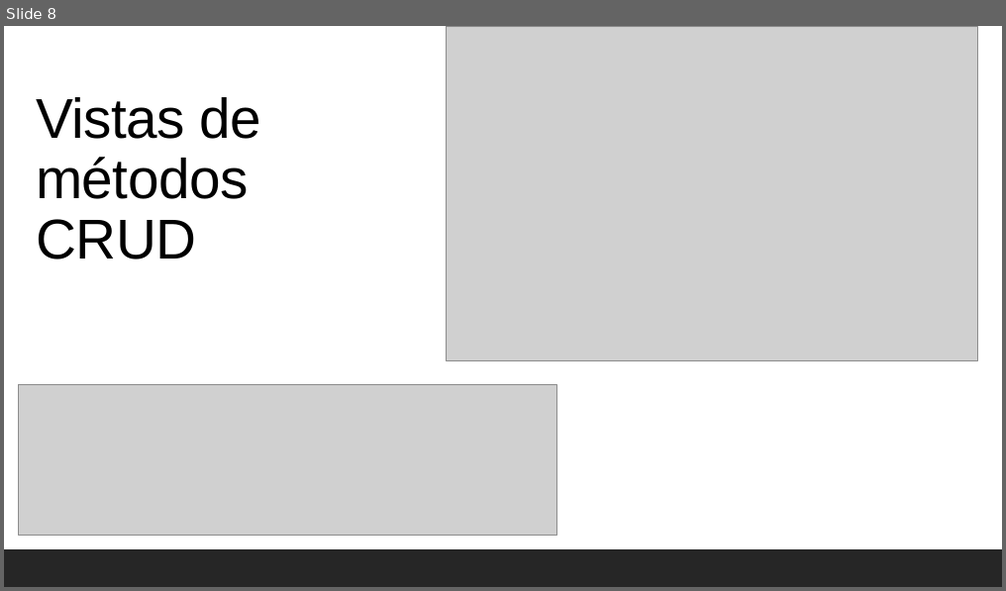
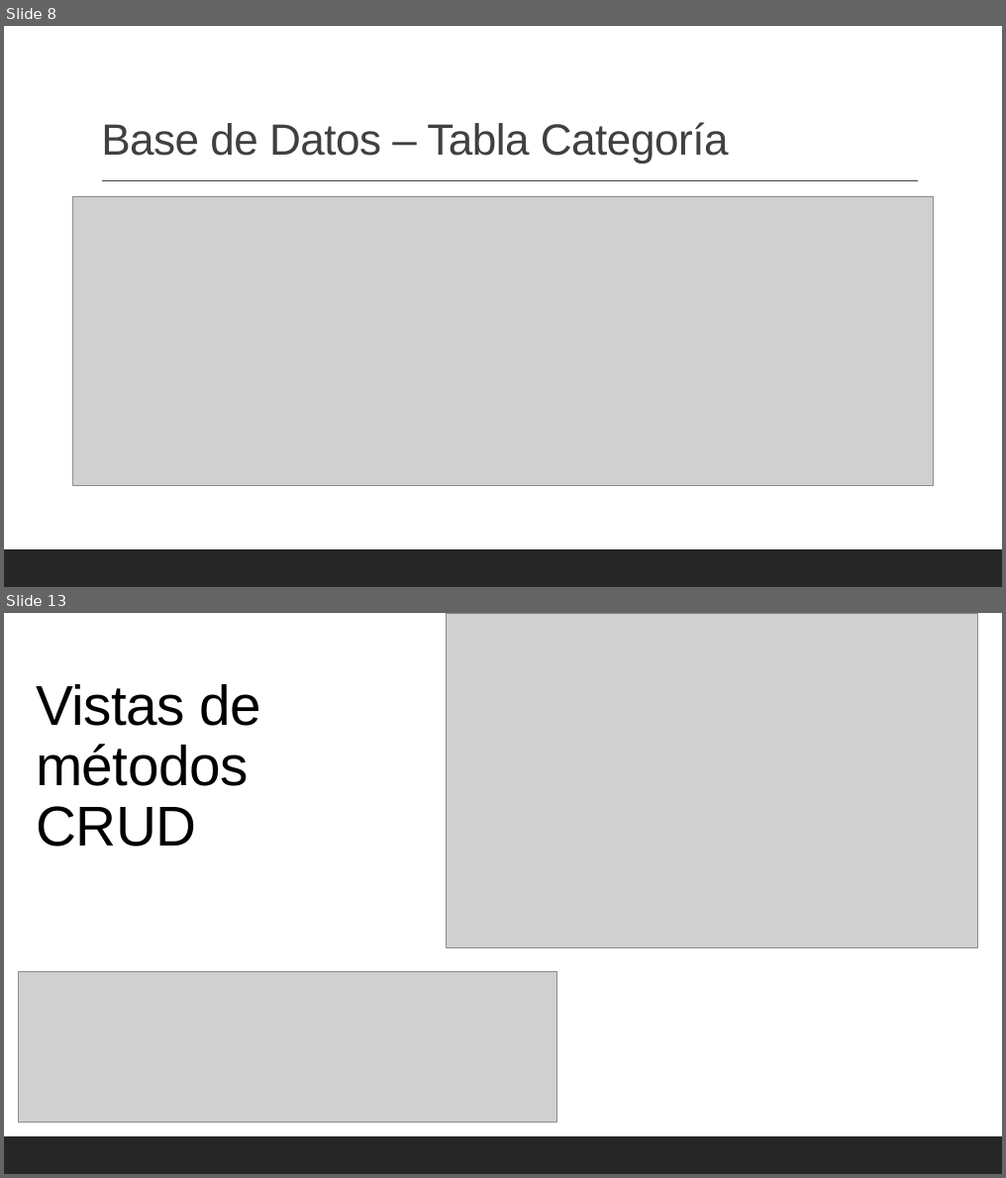
Before and after one commit to jaredait/minimal, a slide deck: Documentos aula virtual/Grupo 2 - Semana 2.pptx. Shown one above the other, each under a label of ours: slide 8 before the commit, slides 8 and 13 after it; the slides between them are not shown. The pictures are 1006x591 and 1006x1178 pixels, drawn with LibreOffice and Linux fonts; fonts in the diff are those of the drawing; grey boxes stand for pictures. Boxes give left, top, right and bottom in pixels: in the first picture for what was removed or moved away, otherwise in the second. Text is boxed around its words. In the diff, an @@ line names an element or a change of style, - is before the commit and + after.

Commit message:
Capturas ppt
Insertar capturas de las tablas en la base de datos en la presentación

```diff
--- a/Documentos aula virtual/Grupo 2 - Semana 2.pptx
+++ b/Documentos aula virtual/Grupo 2 - Semana 2.pptx
@@ slide 8 added at (4, 26, 1002, 587), background #FFFFFF; not listed: 1 template element that a slide beside it also shows @@
@@ title added at (101, 122, 729, 163), 42 pt, text #404040 @@
+Base de Datos – Tabla Categoría
@@ picture added at (73, 196, 934, 486) @@
@@ line added from (102, 181) to (918, 181), #404040 1 pt @@
@@ what was slide 8 is now slide 13 @@
```
Also in this commit, not shown: 4 other slides added.
